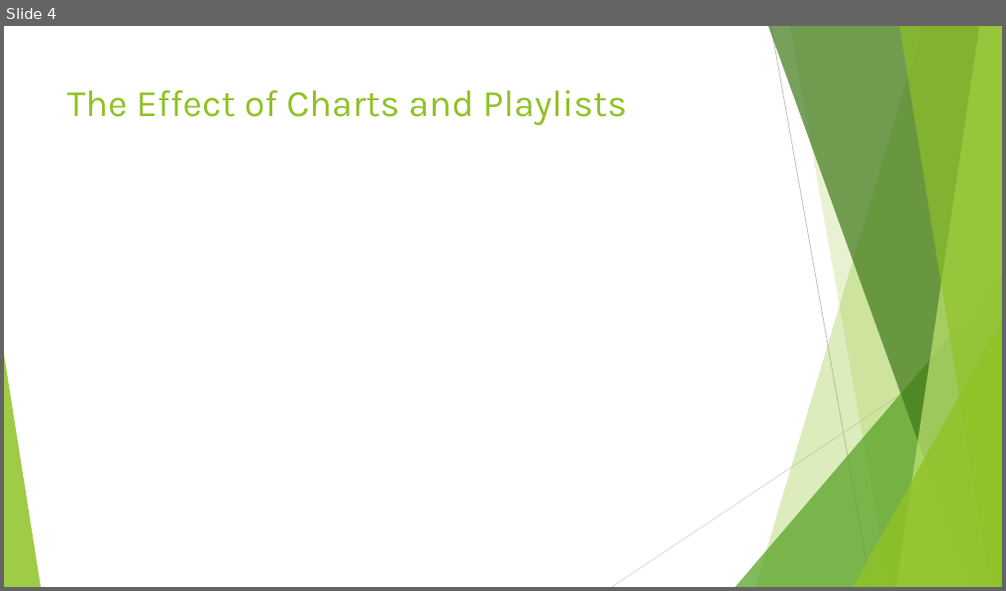
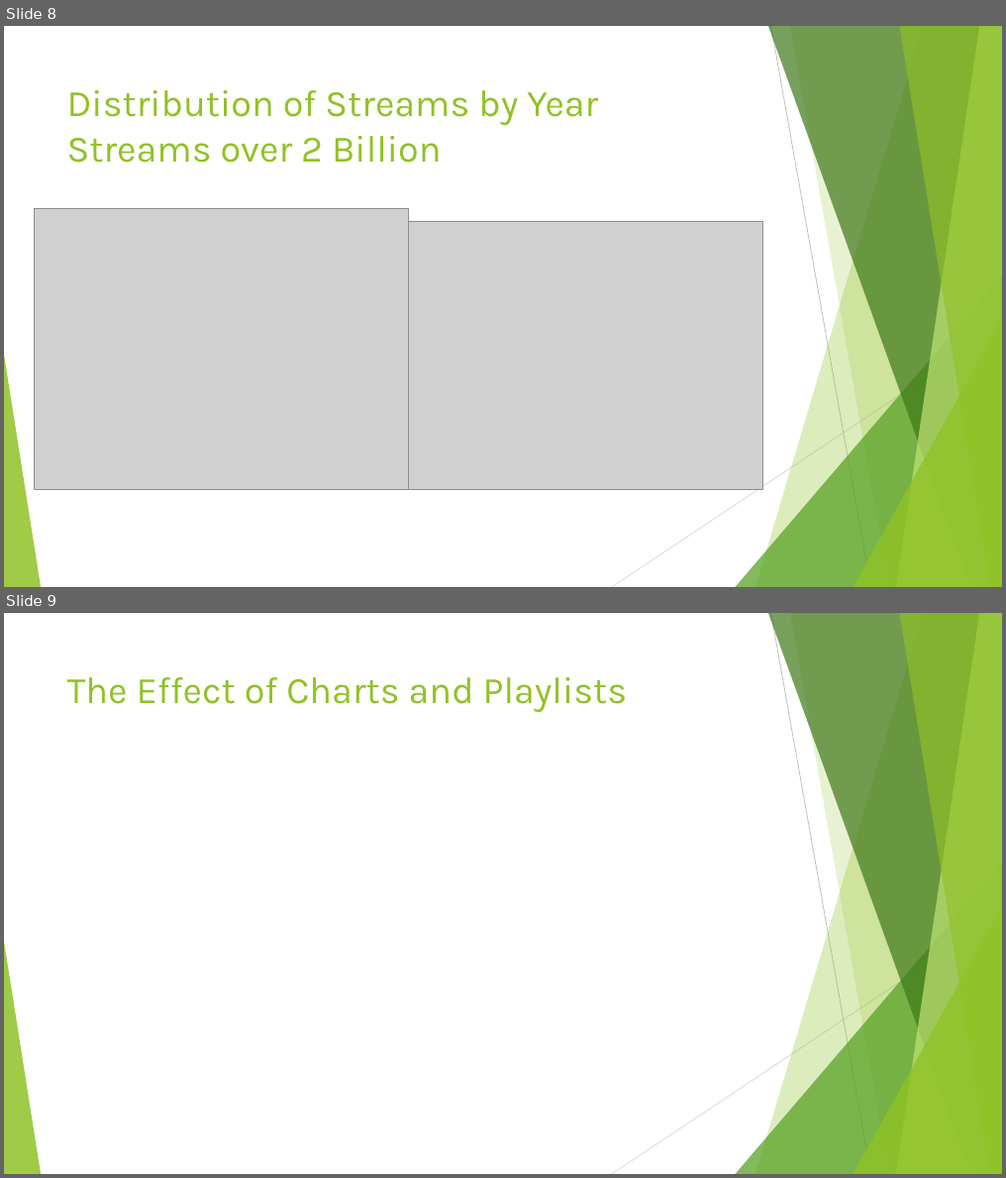
Before and after one commit to d6kramer/project-1-group-08, a slide deck: Project_1_Spotify_2023_Analysis.pptx. Shown one above the other, each under a label of ours: slide 4 before the commit, slides 8 and 9 after it. The pictures are 1006x591 and 1006x1178 pixels, drawn with LibreOffice and Linux fonts; fonts in the diff are those of the drawing; grey boxes stand for pictures. Boxes give left, top, right and bottom in pixels: in the first picture for what was removed or moved away, otherwise in the second. Text is boxed around its words. In the diff, an @@ line names an element or a change of style, - is before the commit and + after.

```diff
--- a/Project_1_Spotify_2023_Analysis.pptx
+++ b/Project_1_Spotify_2023_Analysis.pptx
@@ slide 8 added at <box>4,26,1002,587</box>, background #FFFFFF; not listed: 10 template elements that a slide beside it also shows @@
@@ title added at <box>67,90,598,163</box>, 36 pt, text #90C226 @@
+Distribution of Streams by Year
+Streams over 2 Billion
@@ picture added at <box>34,209,409,490</box> @@
@@ picture added at <box>405,221,764,490</box> @@
@@ what was slide 4 is now slide 9 @@
```
Also in this commit, not shown: 1 slide changed, 4 other slides added, 3 other files.
